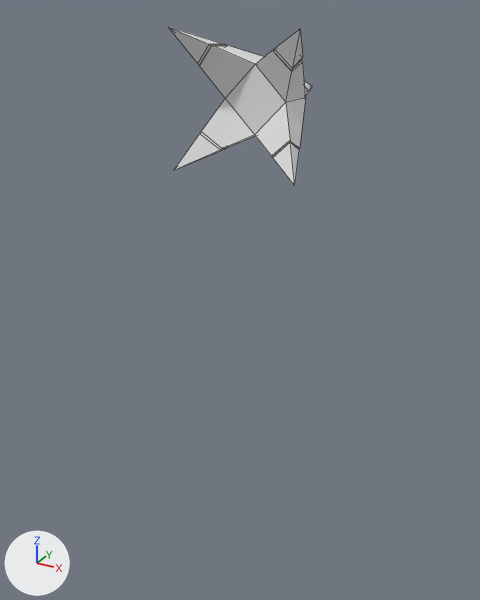
The Blender file Assets/Graph/3D/Joueur V2/Joueur V2.blend: old version first, new version second.
Rendered twice from a camera (50 mm lens) standing at (13.2, -26.3, 3.5) and looking at (-1.4, 0.3, -9.8). Arrows for +X, +Y and +Z are at lower left; the lights stay in place. Mesh edges are drawn as thin lines.
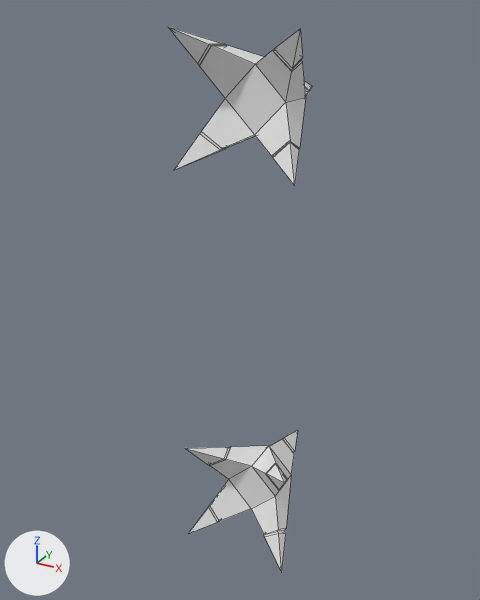
The newer file is also turned or shifted as a whole; pictures and numbers use the older file's frame.

The change, as a diff of the scene's bpy script:
```diff
--- a/Assets/Graph/3D/Joueur V2/Joueur V2.blend.py
+++ b/Assets/Graph/3D/Joueur V2/Joueur V2.blend.py
@@ me_cube_001 @@
 me_cube_001.from_pydata(...)  # 74 vertices, 82 faces; spans x -4.0..4.0, y -3.0..5.0, z -4.0..4.0
 # used by ob_cube; location = (0.0, 0.0, 0.0); rotation_euler = (0.0, 0.785, 0.0), in degrees (0, 45, 0)
+# me_cube_001 part 1: the loose piece of 74 vertices spanning x -4.0..4.0, y -3.0..5.0, z -4.0..4.0 is copied, and the copy is multiplied about its middle by the matrix ((0.0, 0.0, 1.0), (0.0, 1.0, 0.0), (1.0, 0.0, 0.0)), then moved by (14.12, 0.0, -14.12); it spans x 10.12..18.12, y -3.0..5.0, z -18.12..-10.12
```

Where the change shows, as pixel boxes [x1, y1, x2, y2] in the pictures (480 x 600 px):
'Cube', reshaped (243% taller)
    before: [169, 27, 312, 185]
    after: [169, 27, 312, 572]
part 1 of me_cube_001, added
    after: [185, 431, 298, 572]
